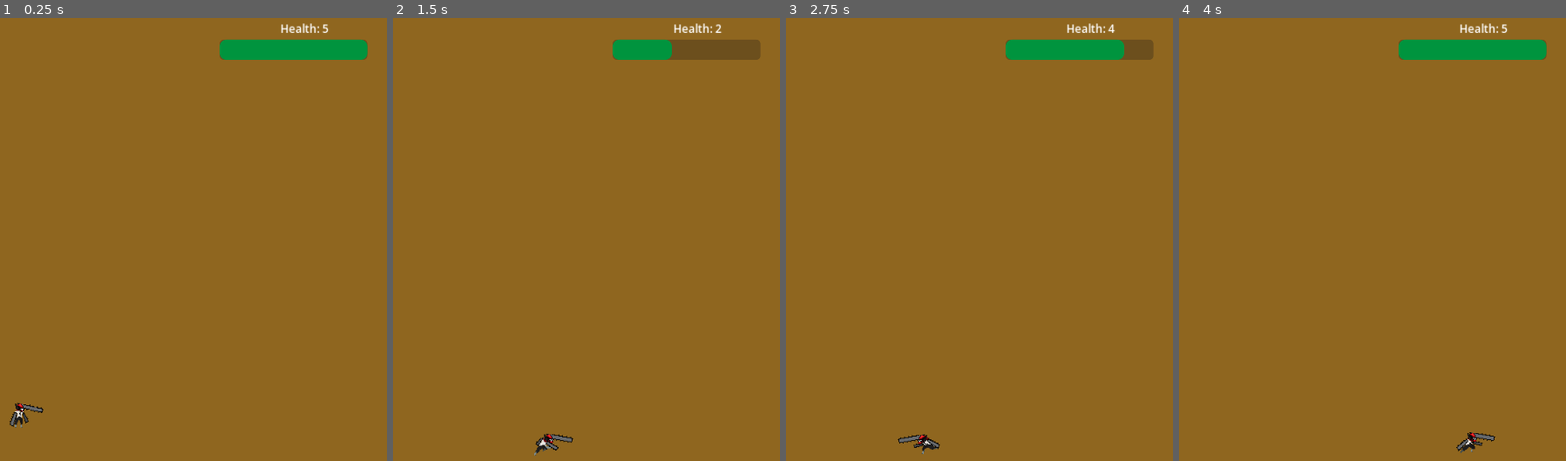
Above: before the commit, frames 1-4 (left to right).
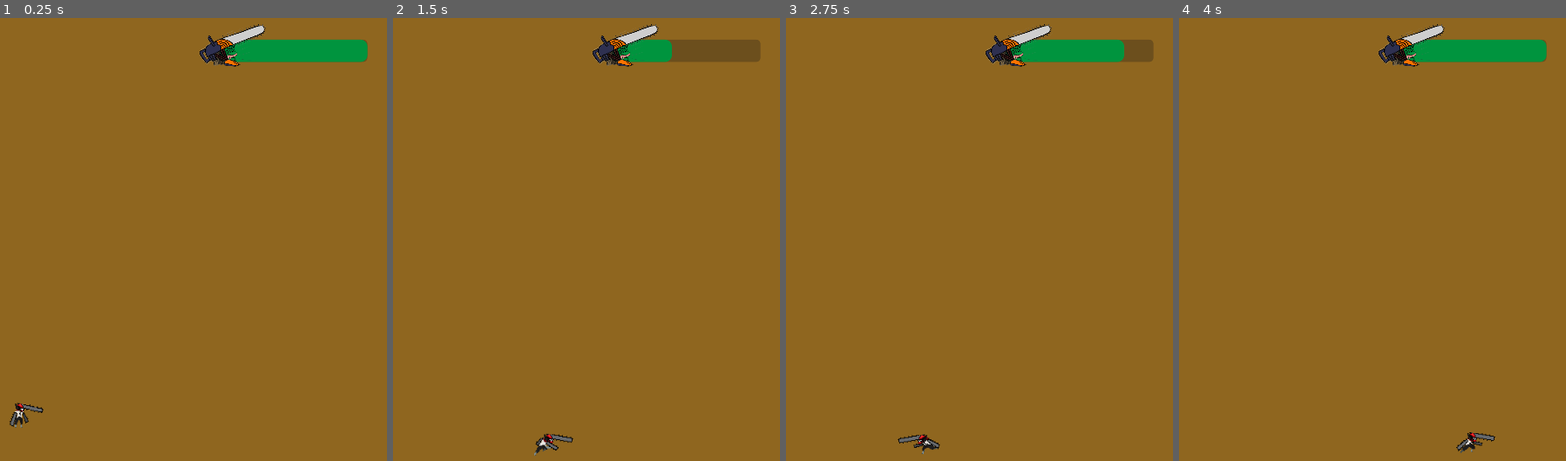
Above: after the commit, the same moments.

Repository: Josiassejod1/ChainSawMan
Game: Godot game, scene res://scenes/Main.tscn
The game is run twice, just before and just after one commit, with the same random seed, the same clock (stepped at 60 frames per second) and the same inputs.
Inputs:
- Up to frame 1 (0.25 s): no input
- Up to frame 2 (1.5 s): tap Enter (ui_accept) at 0.5 s; hold Enter (ui_accept) 0.53-1.28 s; hold Right (ui_right) from 0.53 s (still down); tap Space (space) at 1.35 s
- Up to frame 3 (2.75 s): tap Enter (ui_accept) at 1.52, 1.55, 1.82 s; release Right (ui_right) at 2.03 s; hold Left (ui_left) from 2.03 s (still down); hold Enter (ui_accept) from 2.03 s (still down)
- Up to frame 4 (4 s): release Left (ui_left) at 2.78 s; release Enter (ui_accept) at 2.78 s; hold Right (ui_right) from 2.78 s (still down); tap Space (space) at 2.85 s; tap Enter (ui_accept) at 3.02, 3.05, 3.32 s; hold Enter (ui_accept) from 3.53 s (still down)

The runs differ from the first frame. In frame 1, 1.0% of the frame differs, in the area x 51-96%, y 1-12%; in frame 2, 1.0%; in frame 3, 1.0%; in frame 4, 1.0%.

Commit message:
add health bar

Diff:
--- a/scenes/Main.tscn
+++ b/scenes/Main.tscn
@@ -1,8 +1,9 @@
-[gd_scene load_steps=6 format=3 uid="uid://cgaxo6mv3dg7b"]
+[gd_scene load_steps=7 format=3 uid="uid://cgaxo6mv3dg7b"]
 
 [ext_resource type="Script" path="res://scenes/main.gd" id="1_aj7i5"]
 [ext_resource type="PackedScene" uid="uid://c0ok2qiubykho" path="res://scenes/player.tscn" id="2_i77ks"]
 [ext_resource type="Theme" uid="uid://ccf1kaxffimdj" path="res://health_bar.tres" id="3_gwd16"]
+[ext_resource type="Texture2D" uid="uid://uuhspjkiwb7t" path="res://assets/head.png" id="4_k4y7s"]
 
 [sub_resource type="RectangleShape2D" id="RectangleShape2D_o47xe"]
 size = Vector2(1001, 66)
@@ -32,12 +33,6 @@
 position = Vector2(499.5, 664)
 shape = SubResource("RectangleShape2D_o47xe")
 
-[node name="HealthBarLabel" type="Label" parent="."]
-offset_left = 847.0
-offset_top = 4.0
-offset_right = 887.0
-offset_bottom = 27.0
-
 [node name="HealthBarProgress" type="ProgressBar" parent="."]
 anchors_preset = -1
 anchor_left = 0.866
@@ -45,9 +40,23 @@
 offset_left = -106.0
 offset_top = 31.0
 offset_right = 106.0
-offset_bottom = 60.0
+offset_bottom = 63.0
 theme = ExtResource("3_gwd16")
 theme_override_styles/fill = SubResource("StyleBoxFlat_eiq41")
 max_value = 5.0
 step = 1.0
 show_percentage = false
+
+[node name="TextureRect" type="TextureRect" parent="HealthBarProgress"]
+layout_mode = 1
+anchors_preset = 4
+anchor_top = 0.5
+anchor_bottom = 0.5
+offset_left = -75.0
+offset_top = -130.5
+offset_right = 88.0
+offset_bottom = 130.5
+grow_vertical = 2
+texture = ExtResource("4_k4y7s")
+expand_mode = 1
+stretch_mode = 5
--- a/scenes/main.gd
+++ b/scenes/main.gd
@@ -2,12 +2,14 @@
 
 const MAX_HEALTH = 5
 var health = MAX_HEALTH
+signal health_changed(new_max)
+signal depleted
+
 # Called when the node enters the scene tree for the first time.
 func _ready():
 	update_health_ui()
 
 func update_health_ui():
-	set_health_label()
 	$HealthBarProgress.max_value = MAX_HEALTH
 	set_health_bar()
 
@@ -19,13 +21,11 @@
 	pass
 func damage():
 	health -= 1
+	emit_signal("health_changed", health)
 	if health < 0:
 		health = MAX_HEALTH
+		emit_signal("depleted")
 	set_health_bar()
-	set_health_label()
 
 func set_health_bar():
 	$HealthBarProgress.value = health
-
-func set_health_label():
-	$HealthBarLabel.text = "Health: %s" % health
Binary file added: assets/head.png
Not shown, added: assets/head.png.import
